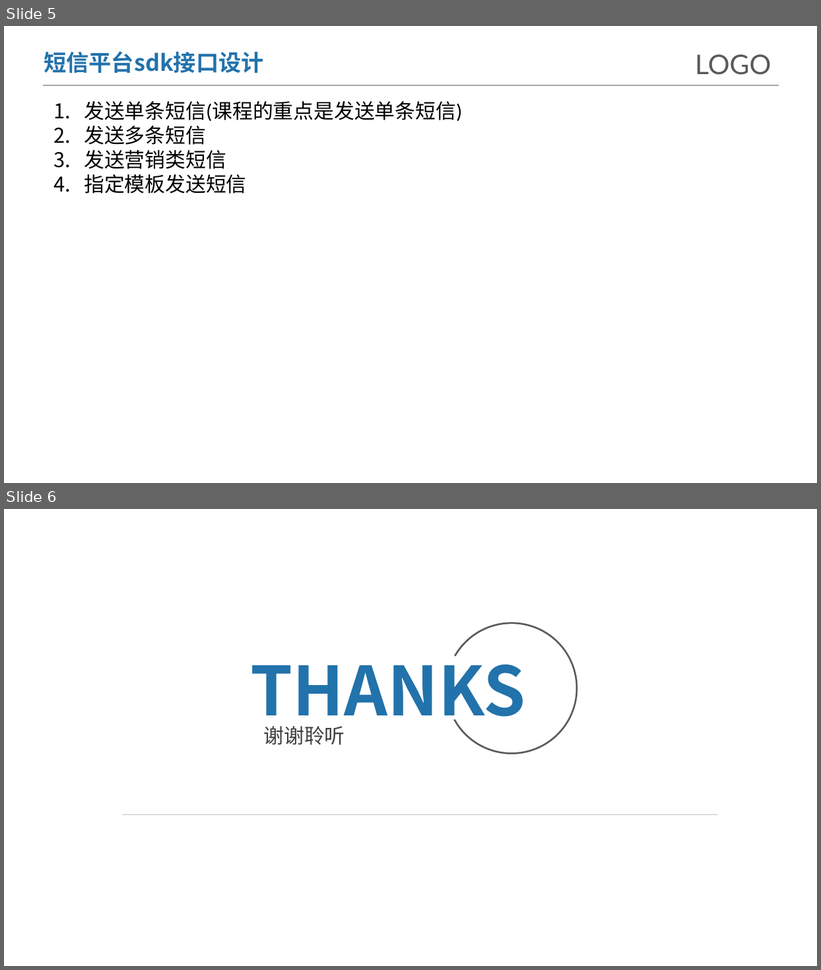
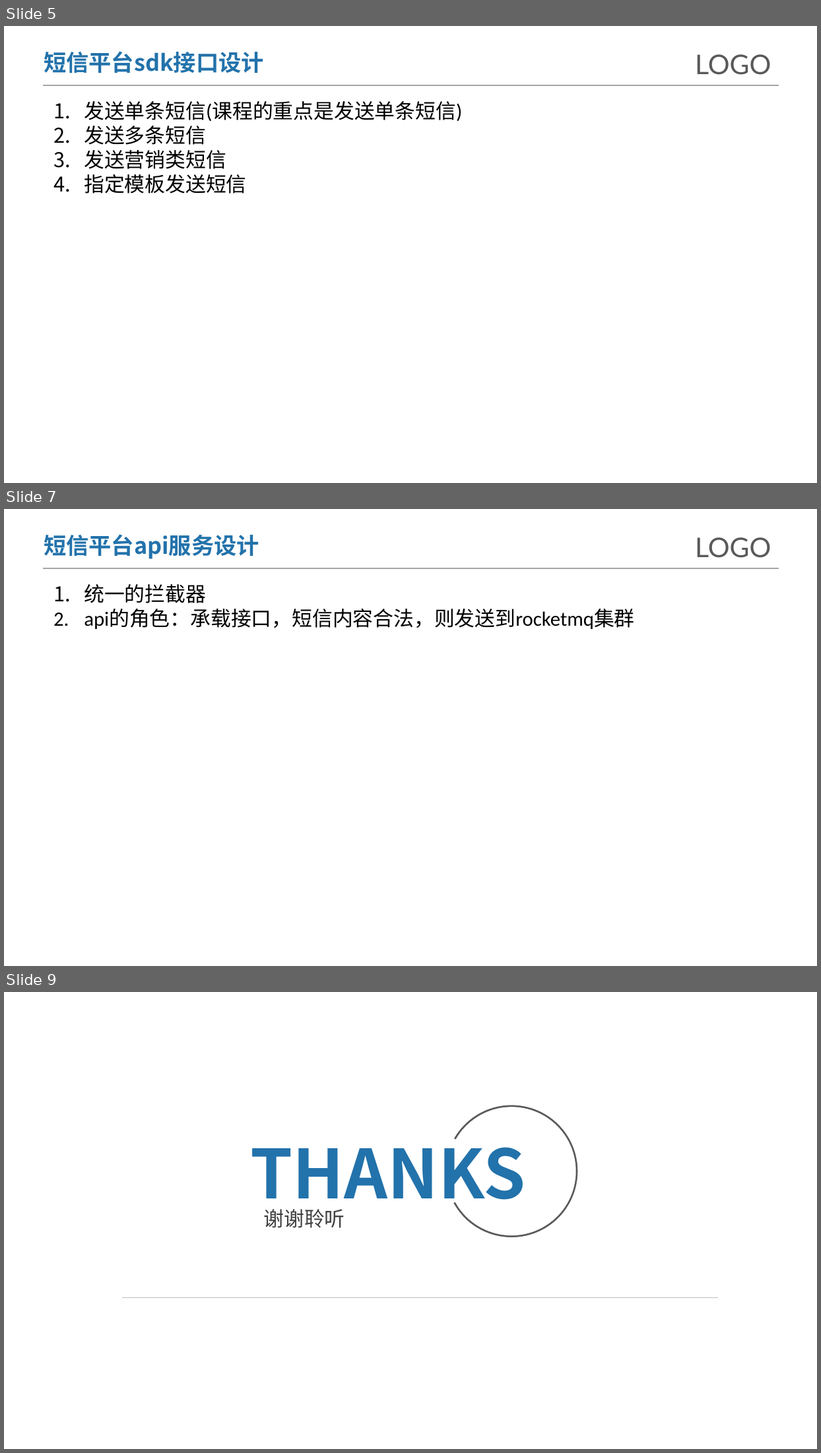
Before and after one commit to makemyownlife/platform-sms, a slide deck: doc/模仿腾讯云短信服务.pptx. Shown one above the other, each under a label of ours: slides 5 and 6 before the commit, slides 5, 7 and 9 after it; the slides between them are not shown. The pictures are 821x970 and 821x1453 pixels, drawn with LibreOffice and Linux fonts; fonts in the diff are those of the drawing; background and template pictures are left out. Boxes give left, top, right and bottom in pixels: in the first picture for what was removed or moved away, otherwise in the second. Text is boxed around its words. In the diff, an @@ line names an element or a change of style, - is before the commit and + after.

```diff
--- a/doc/模仿腾讯云短信服务.pptx
+++ b/doc/模仿腾讯云短信服务.pptx
@@ slide 7 added at (x1=4, y1=509, x2=817, y2=966), background #FFFFFF; not listed: 2 template elements that a slide beside it also shows @@
@@ text added at (x1=44, y1=534, x2=259, y2=559), 20 pt, text #2272AB, bold @@
+短信平台api服务设计
@@ text added at (x1=84, y1=584, x2=634, y2=629), 18 pt, text #000000 @@
+1. 统一的拦截器
+2. api的角色：承载接口，短信内容合法，则发送到rocketmq集群
@@ what was slide 6 is now slide 9 @@
```
Also in this commit, not shown: 2 other slides added, 2 other files.
